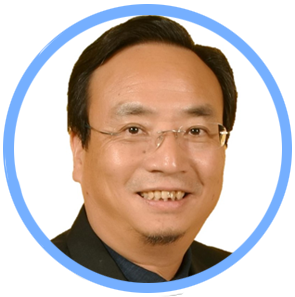
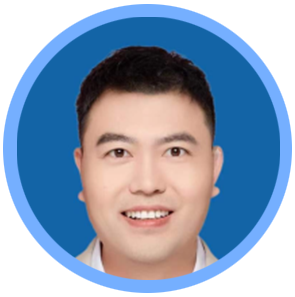
Layers edited between the first and the second 295 × 297 image:
hid "Layer 1" over [4, 15, 282, 297]
added layer "lyuyang" above "Layer 4" over [17, 17, 280, 280]
